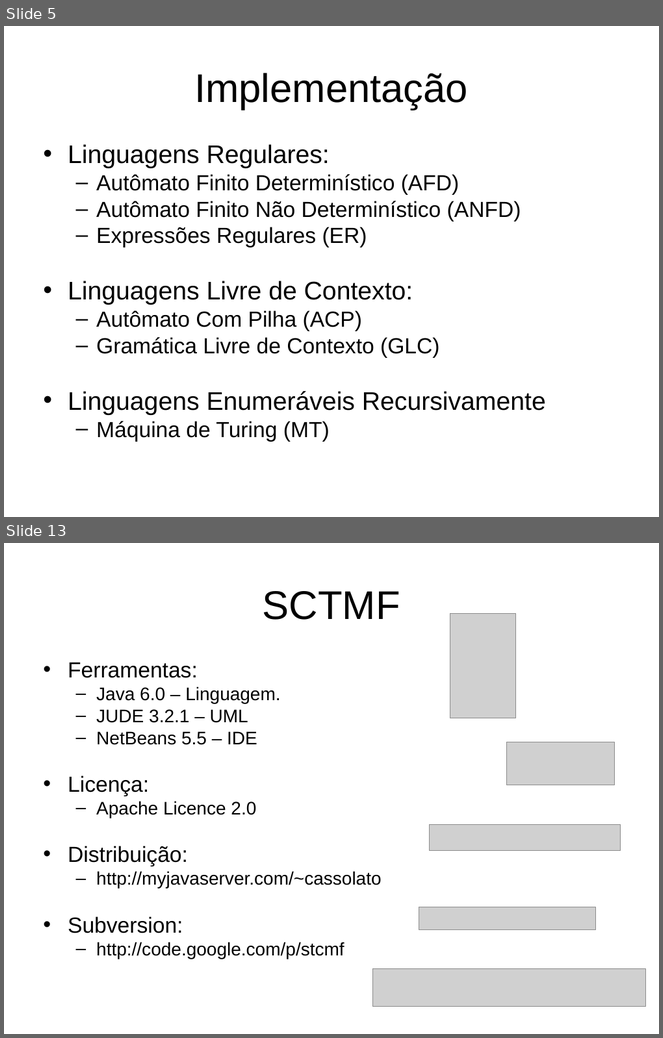
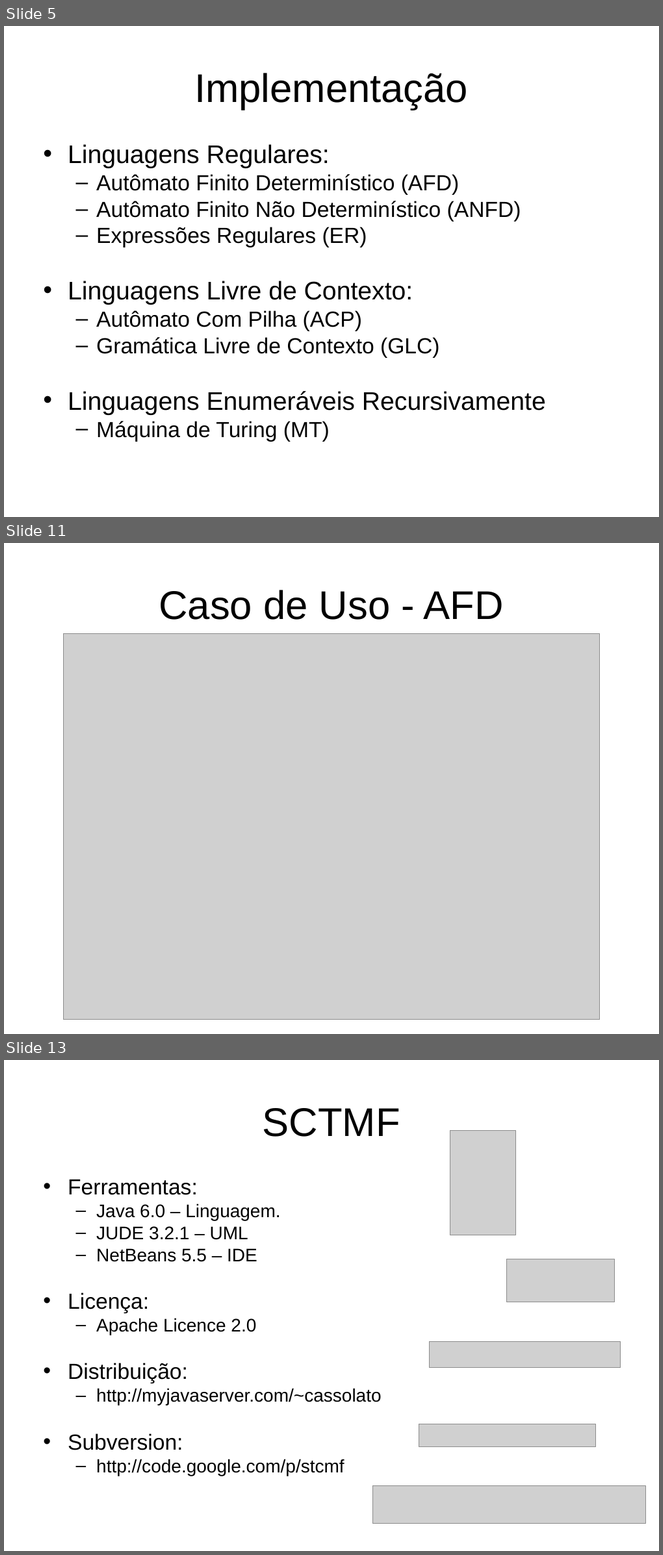
Before and after one commit to eduardoabreubg/sctmf, a slide deck: trunk/sctmf/documentation/Apresentação.ppt. Shown one above the other, each under a label of ours: slides 5 and 13 before the commit, slides 5, 11 and 13 after it; the slides between them are not shown. The pictures are 663x1038 and 663x1555 pixels, drawn with LibreOffice and Linux fonts; fonts in the diff are those of the drawing; grey boxes stand for pictures. Boxes give left, top, right and bottom in pixels: in the first picture for what was removed or moved away, otherwise in the second. Text is boxed around its words. In the diff, an @@ line names an element or a change of style, - is before the commit and + after.

```diff
--- a/trunk/sctmf/documentation/Apresentação.ppt
+++ b/trunk/sctmf/documentation/Apresentação.ppt
@@ slide 11 added at (4,543,659,1034), background #FFFFFF @@
@@ title added at (159,590,504,620), 44 pt, text #000000 @@
+Caso de Uso - AFD
@@ picture added at (63,634,599,1020) @@
```
Also in this commit, not shown: 6 slides changed, 2 other slides added, 3 slides removed, 2 other files.
